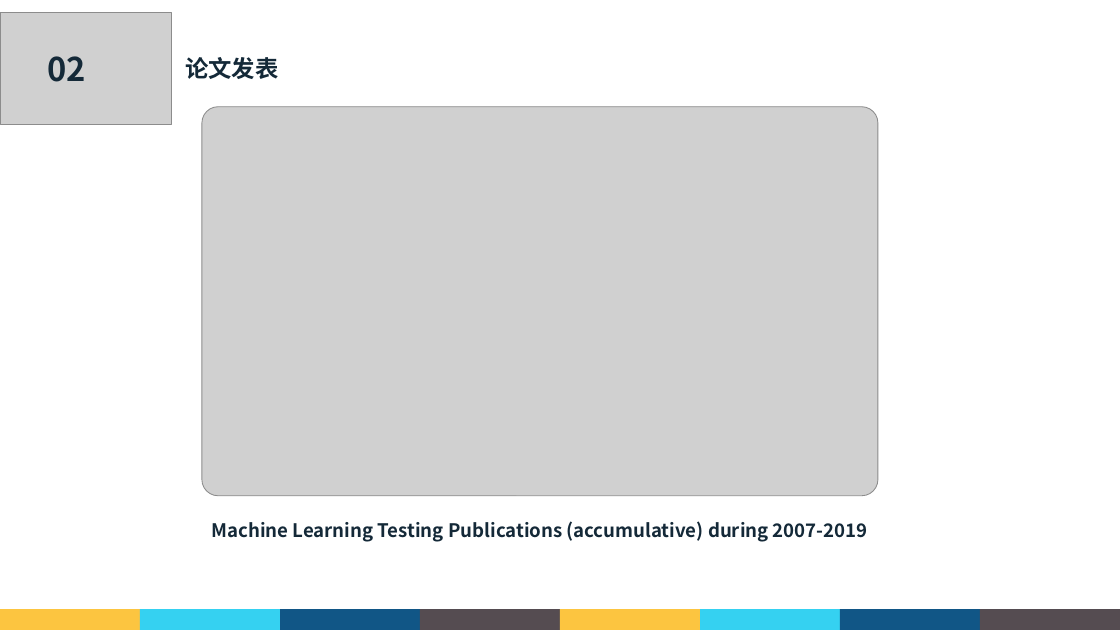
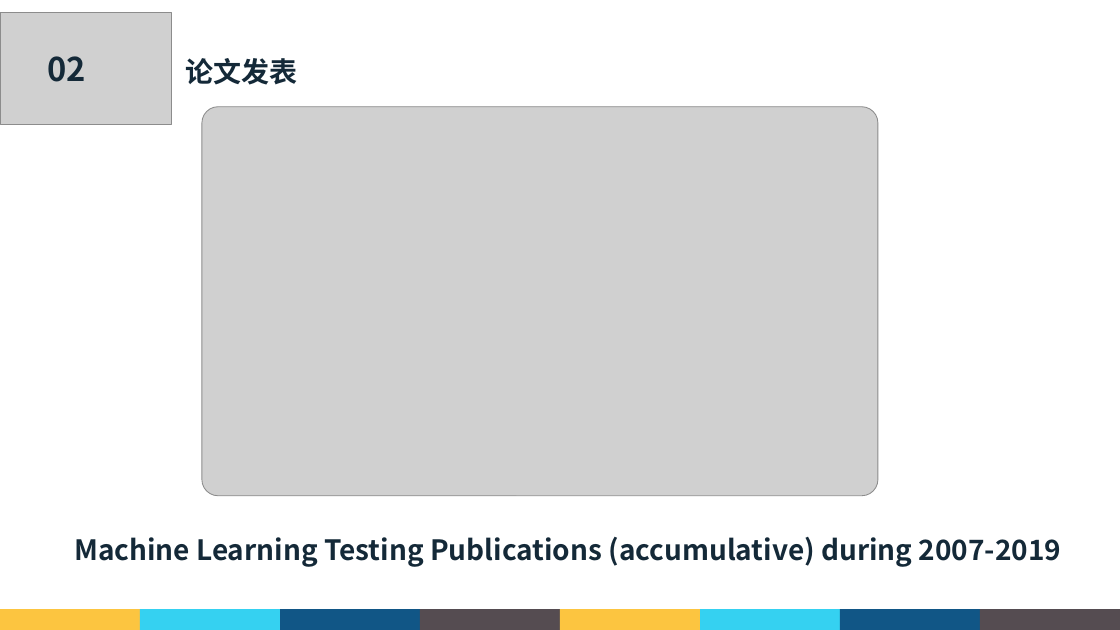
Before and after one commit to GaryHua226/AutomatedTesting, a slide deck: slide 8 of 课堂汇报/郭礼华_181250038.pptx. Drawn at 1120x630 pixels with LibreOffice and Linux fonts; fonts in the diff are those of the drawing; grey boxes stand for pictures; background and template pictures are left out. Boxes give left, top, right and bottom in pixels: in the first picture for what was removed or moved away, otherwise in the second. Text is boxed around its words. In the diff, an @@ line names an element or a change of style, - is before the commit and + after.

Commit message:
change font style

```diff
--- a/课堂汇报/郭礼华_181250038.pptx
+++ b/课堂汇报/郭礼华_181250038.pptx
@@ text "论文发表" at <box>185,58,297,85</box>: size 20 to 24 pt @@
@@ text "Machine Learning Testing Publications (accumulative) ...": place and size @@
-text "Machine Learning Testing Publications (accumulative) ..." at <box>212,521,868,542</box>
+text "Machine Learning Testing Publications (accumulative) ..." at <box>74,537,1061,567</box>
@@ text "Machine Learning Testing Publications (accumulative) ..." at <box>74,537,1061,567</box>: size 16 to 24 pt @@
```
Also in this commit, not shown: 24 other slides changed.
